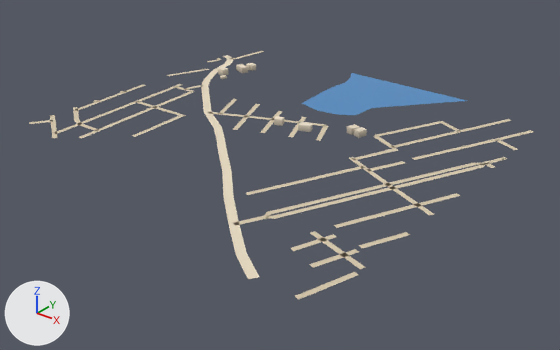
The glTF model public/assets/bengaluru-region-v1/tiles/t45_-17-l1.glb, before and after one commit.
Before and after are seen from a camera (50 mm lens) standing at (23294.0, -8911.0, 360.0) and looking at (22775.0, -8262.0, -43.0). The axes (+X, +Y, +Z) are drawn at lower left. The lights are the same throughout. The first picture is the older version.

In view in the first picture: 'building', 'ground', 'water'.
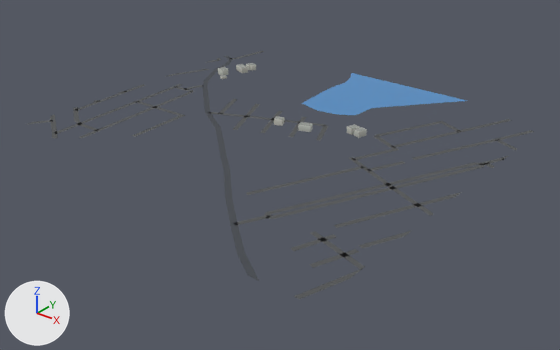
Boxes [x1, y1, x2, y2] around the edits, measured in the pictures (560 x 350 px; the box of a moved part takes in the faces that stretch with it):
'ground', reshaped
    before: [29, 51, 534, 299]
    after: [28, 51, 534, 299]
part 1 of me_building, recoloured
    both: [218, 63, 367, 136]
part 2 of me_ground, rebuilt
    before: [201, 55, 259, 279]
    after: [202, 55, 259, 280]
part 3 of me_ground, moved or reshaped
    before: [29, 51, 518, 299]
    after: [28, 51, 517, 299]
part 4 of me_ground, moved or reshaped
    both: [373, 147, 399, 155]
part 5 of me_ground, moved or reshaped
    before: [233, 204, 301, 225]
    after: [237, 204, 301, 225]
part 6 of me_ground, recoloured
    both: [51, 51, 534, 299]

The change in detail:
me_building is used by ob_building; location (22500.0, -8500.0, 0.0).
me_building had 68 vertices, 86 faces and spanned x 50.0..343.0, y 275.0..429.0, z 0.0..9.0.
me_building now has 68 vertices, 104 faces and spans x 50.0..343.0, y 275.0..429.0, z 0.0..9.0.
me_building part 1: 86 kept faces spanning x 50.0..343.0, y 275.0..429.0, z 0.0..9.0 get new vertex colours.
Edits to the shape of me_building do not show in these pictures.
me_ground is used by ob_ground; location (22500.0, -8500.0, 0.0).
Verts and faces of me_ground; kept vertices keep their numbers, new ones are numbered from 416.
Before the commit, vertices of me_ground: 90 (388.0, 302.0, 1.0) at pixel (392, 148), 91 (396.0, 301.0, 1.0) at pixel (398, 150).
Before the commit, vertices of me_ground: 128 (375.0, 89.0, 1.0) at pixel (264, 215), 129 (382.0, 87.0, 1.0) at pixel (268, 218), 130 (372.0, 96.0, 1.0) at pixel (266, 211), 131 (379.0, 94.0, 1.0) at pixel (270, 214).
me_ground had 416 vertices, 336 faces and spanned x -3.0..503.0, y -4.0..500.0, z 1.0.
me_ground now has 432 vertices, 352 faces and spans x 0.0..500.0, y 0.0..500.0, z 1.0.
me_ground part 2: the loose piece of 54 vertices spanning x -1.0..440.0, y -4.0..450.0, z 1.0 is rebuilt with 58 vertices and now spans x 0.0..444.0, y 0.0..449.0, z 1.0.
Part 3, on me_ground:
29 vertices are removed from x -2.0..503.0, y 33.0..426.0, z 1.0.
33 faces are deleted.
18 vertices move from x -3.0..503.0, y -1.0..474.0, z 1.0 to x 0.0..500.0, y 0.0..479.0, z 1.0.
41 vertices are added at x 0.0..500.0, y 37.0..432.0, z 1.0.
45 new faces join them.
Part 4, on me_ground:
Vertex 91 moves to (396.0, 303.0, 1.0), pixel (399, 149).
Vertex 90 moves to (389.0, 300.0, 1.0), pixel (392, 148).
Part 5, on me_ground:
Vertex 129 moves to (382.0, 88.0, 1.0), pixel (268, 217).
Vertex 131 moves to (379.0, 95.0, 1.0), pixel (271, 214).
Vertex 128 moves to (375.0, 88.0, 1.0), pixel (263, 215).
Vertex 130 moves to (372.0, 95.0, 1.0), pixel (265, 212).
me_ground part 6: 251 kept faces spanning x 0.0..500.0, y 0.0..500.0, z 1.0 get new vertex colours; the middle colour goes from beige #d7c9ae to dark grey #535556.
